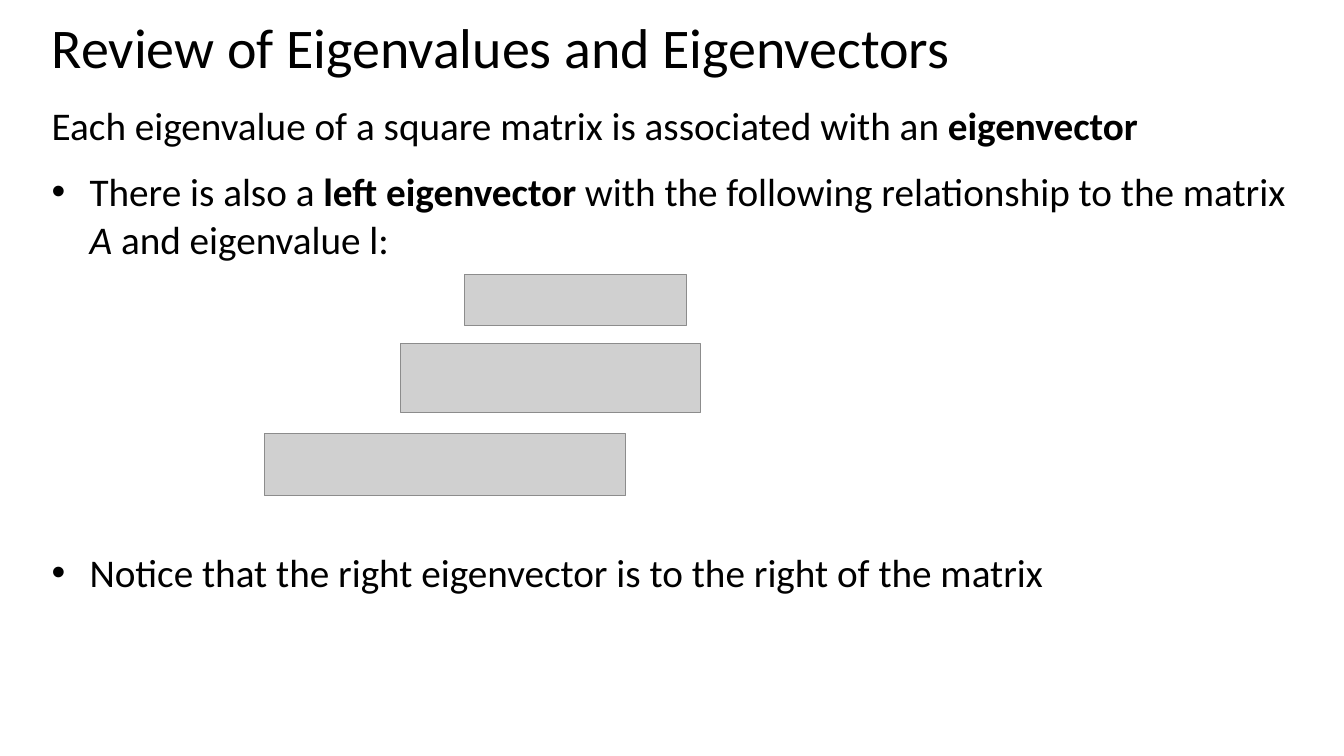
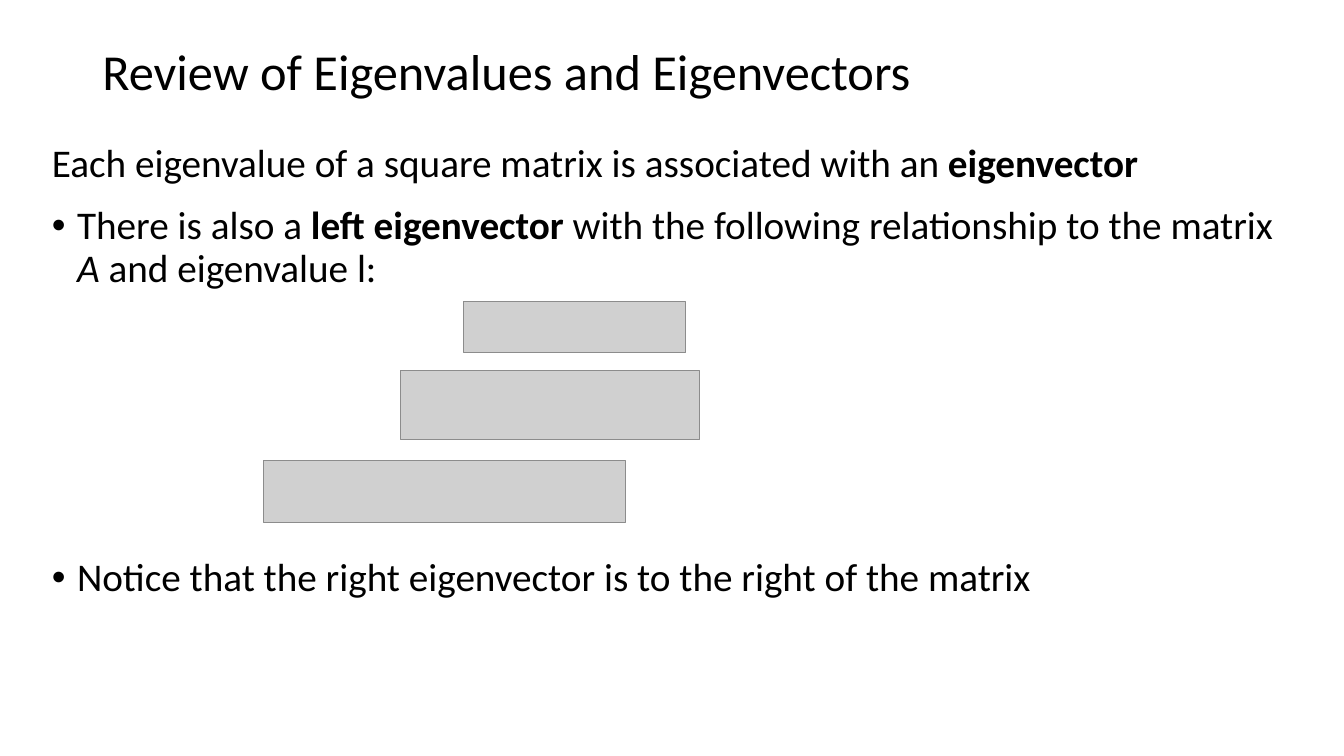
Before and after one commit to StephenElston/CSCI-E-108, a slide deck: slide 63 of slides/6_IntroductionToClustering.pptx (slide 53 before the commit). Drawn at 1344x756 pixels with LibreOffice and Linux fonts; fonts in the diff are those of the drawing; grey boxes stand for pictures. Boxes give left, top, right and bottom in pixels: in the first picture for what was removed or moved away, otherwise in the second. Text is boxed around its words. In the diff, an @@ line names an element or a change of style, - is before the commit and + after.

```diff
--- a/slides/6_IntroductionToClustering.pptx
+++ b/slides/6_IntroductionToClustering.pptx
@@ title "Review of Eigenvalues and Eigenvectors": place and size @@
-title "Review of Eigenvalues and Eigenvectors" at (52,29,950,78)
+title "Review of Eigenvalues and Eigenvectors" at (102,55,910,99)
@@ title "Review of Eigenvalues and Eigenvectors" at (102,55,910,99): size 40 to 36 pt; line spacing 0.8 to 0.9; vertical alignment top to middle @@
@@ text "Each eigenvalue of a square ...": place and size @@
-text "Each eigenvalue of a square ..." at (52,112,1285,594)
+text "Each eigenvalue of a square ..." at (52,149,1273,598)
@@ text "Each eigenvalue of a square ..." at (52,149,1273,598): line spacing 1 to 0.9; indent changed @@
@@ 3 pictures: place and size @@
-3 pictures at (264,275,701,496)
+3 pictures at (264,302,700,523)
```
Also in this commit, not shown: 11 other slides changed.
